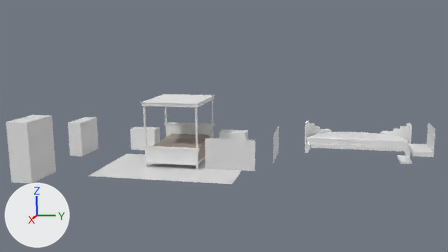
The Blender file Assets/models/floor_2/bedroom_sw/bedroom_sw_furniture.blend as it was, and as the next commit left it.
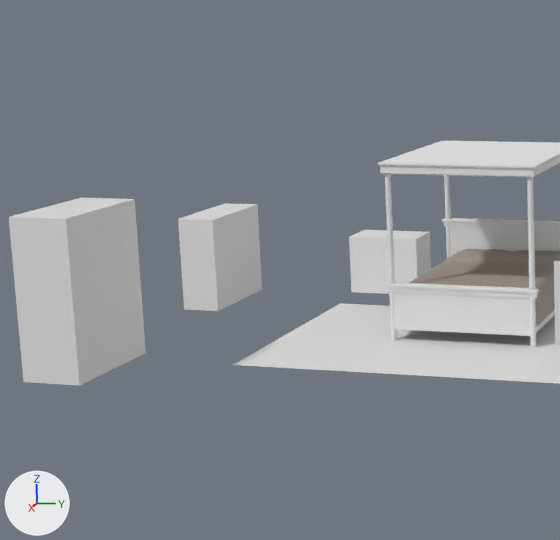
The first picture shows the older version from the file's camera 'Camera'. The close-ups show both versions on the part from 1% to 46% of the width and 17% to 95% of the height of that picture; other places that the commit changed are outside them. The lights are fixed; the arrows at lower left show +X, +Y and +Z.

Names of what the first close-up shows: 'blanket', 'canopy', 'dresser_frame', 'end_table01', 'footboard', 'headboard', 'posts', 'rug', 'wardrobe_frame'.
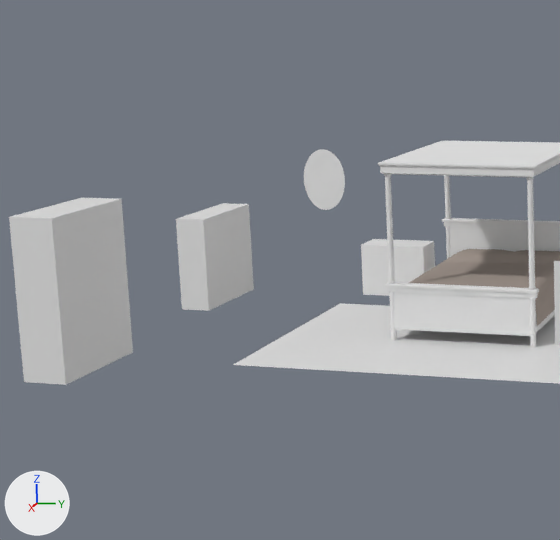
Where the newer file only moved an object's origin or applied its transform, the numbers keep the older frame.

Boxes [x1, y1, x2, y2] around the edits, measured in the close-ups (560 x 540 px):
'wardrobe_frame', moved, rescaled (9% narrower): before [9, 198, 146, 386]; after [9, 198, 133, 385]
'dresser_frame', moved, rescaled (7% narrower): before [178, 203, 262, 311]; after [176, 203, 254, 311]
'end_table01', moved, rescaled (10% narrower, 11% shorter): before [349, 230, 431, 294]; after [361, 239, 435, 296]
'painting03', now drawn: after [304, 149, 345, 210]

What changed in the scene script:
```text
Change me_circle_001:
    used by ob_painting03; parent = ob_furnishings; location = (-10.42, 3.89, 16.86); rotation_euler = (1.571, 0.0, -1.571), in degrees (90, 0, -90); scale = (0.524, 0.725, 1.0)
    remove me_circle_001.from_pydata(...)  # 32 vertices, 0 faces, 32 loose edges; spans x -1.0..1.0, y -1.0..1.0, z 0.0
    add me_circle_001.from_pydata(...)  # 32 vertices, 1 face; spans x -1.0..1.0, y -1.0..1.0, z 0.0
    me_circle_001 part 1
    32 loose edges are deleted
    1 new face joins them
Change ob_dresser_frame:
    ob_dresser_frame.location: (-8.303, 2.275, 15.4) -> (-8.303, 2.141, 15.4)
    ob_dresser_frame.scale: (1.05, 0.408, 1.02) -> (1.05, 0.328, 1.02)
Change ob_wardrobe_frame:
    ob_wardrobe_frame.location: (-2.712, 2.45, 15.92) -> (-2.712, 2.315, 15.92)
    ob_wardrobe_frame.scale: (1.09, 0.567, 1.51) -> (1.09, 0.424, 1.51)
Change ob_end_table01:
    ob_end_table01.location: (-9.926, 5.683, 14.42) -> (-9.926, 5.875, 14.29)
    ob_end_table01.scale: (0.46, 0.812, 0.626) -> (0.368, 0.758, 0.564)
```
